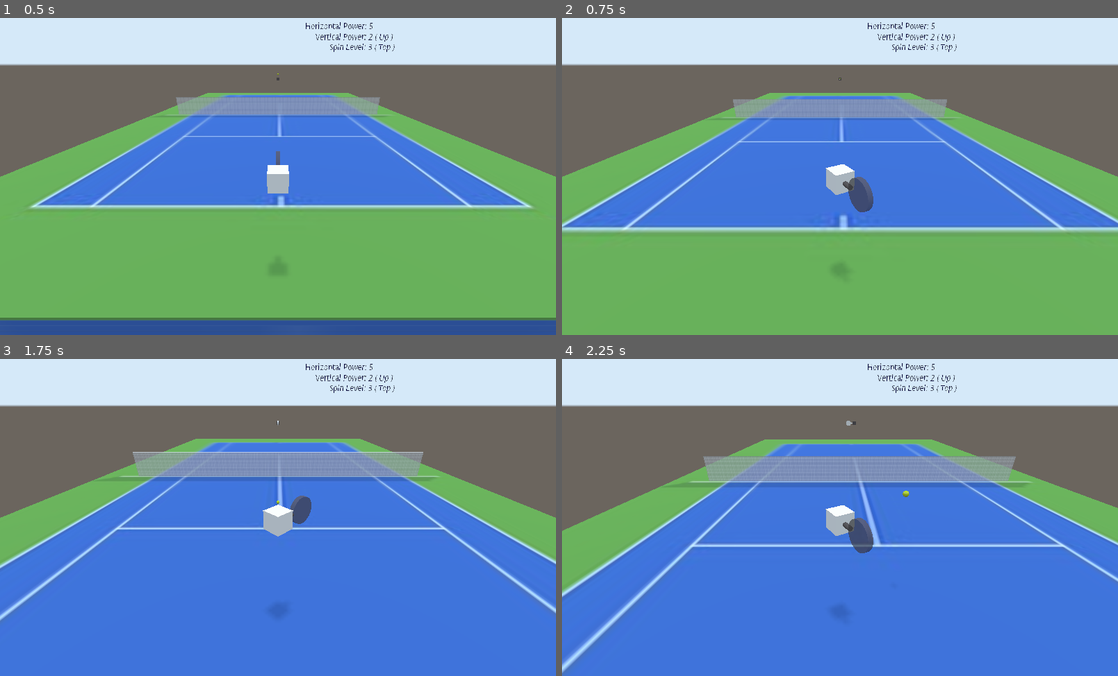
Above: before the commit, frames 1-4 (two rows, left to right).
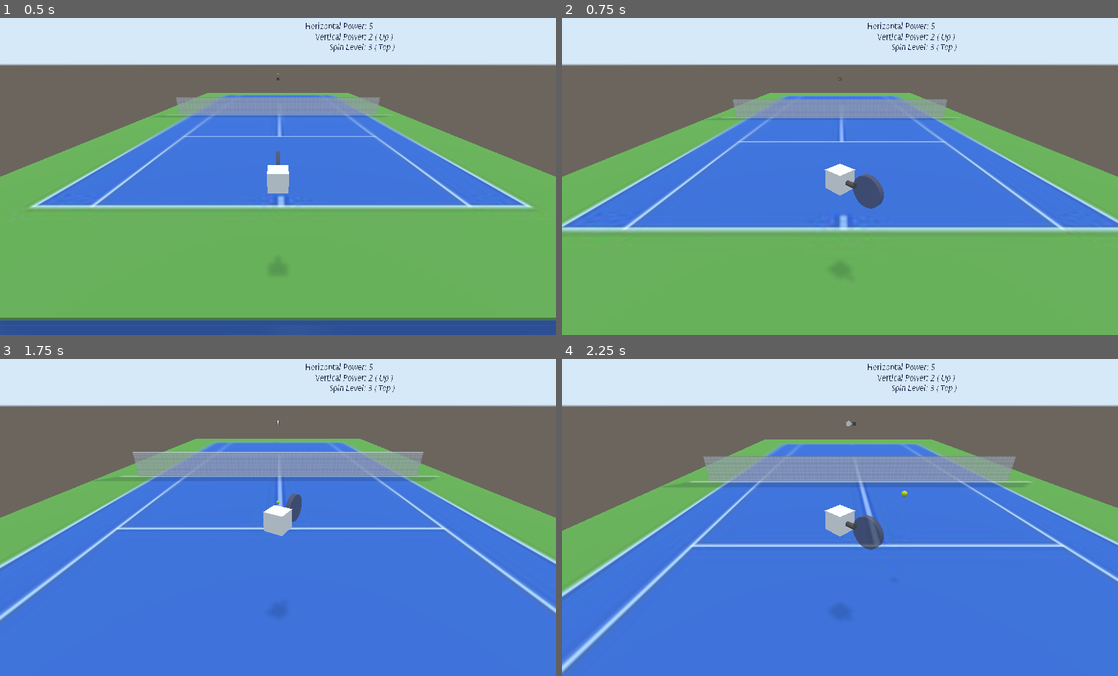
Above: after the commit, the same moments.

Repository: danielliao66/casual-tennis-3d
Game: Godot game, scene res://Spatial.tscn
Same seed, same stepped clock (60 frames per second), same inputs: the game is played once before the commit and once after it.
Inputs:
- Up to frame 1 (0.5 s): no input
- Up to frame 2 (0.75 s): tap Enter at 0.5 s; hold Up (ui_up) from 0.53 s (still down); hold S (ui_y_neg) from 0.53 s (still down)
- Up to frame 3 (1.75 s): keep holding Up (ui_up); tap A (ui_y_pos) at 0.8, 1.35 s; release S (ui_y_neg) at 1.28 s; tap S (ui_y_neg) at 1.55 s
- Up to frame 4 (2.25 s): release Up (ui_up) at 2.03 s; hold Left (ui_left) from 2.03 s (still down); hold S (ui_y_neg) from 2.03 s (still down)

Frame 1 is identical in both runs. In frame 2, 0.4% of the frame differs, in the area x 47-58%, y 45-62%; in frame 3, 0.3%; in frame 4, 0.4%, in the area x 47-63%, y 19-62%.

Commit message:
improve mechanisms

Diff:
--- a/Player.gd
+++ b/Player.gd
@@ -71,9 +71,9 @@
 			list[4] = spin_sort
 			label.update_text(list)
 	elif event.is_action_pressed("ui_y_pos"):
-		rotation_degrees.y = 150
+		rotation_degrees.y = 135
 	elif event.is_action_pressed("ui_y_neg"):
-		rotation_degrees.y = -150
+		rotation_degrees.y = -135
 	elif event.is_action_released("ui_y_pos"):
 		w = -15
 	elif event.is_action_released("ui_y_neg"):
--- a/project.godot
+++ b/project.godot
@@ -80,16 +80,6 @@
 "events": [ Object(InputEventKey,"resource_local_to_scene":false,"resource_name":"","device":0,"alt":false,"shift":false,"control":false,"meta":false,"command":false,"pressed":false,"scancode":77,"physical_scancode":0,"unicode":0,"echo":false,"script":null)
  ]
 }
-ui_aim_pos={
-"deadzone": 0.5,
-"events": [ Object(InputEventKey,"resource_local_to_scene":false,"resource_name":"","device":0,"alt":false,"shift":false,"control":false,"meta":false,"command":false,"pressed":false,"scancode":81,"physical_scancode":0,"unicode":0,"echo":false,"script":null)
- ]
-}
-ui_aim_neg={
-"deadzone": 0.5,
-"events": [ Object(InputEventKey,"resource_local_to_scene":false,"resource_name":"","device":0,"alt":false,"shift":false,"control":false,"meta":false,"command":false,"pressed":false,"scancode":87,"physical_scancode":0,"unicode":0,"echo":false,"script":null)
- ]
-}
 
 [physics]
 
Not shown, changed: Casual Tennis.pck
Not shown, changed: Casual Tennis_linux.zip
Not shown, changed: Casual Tennis_windows.zip
